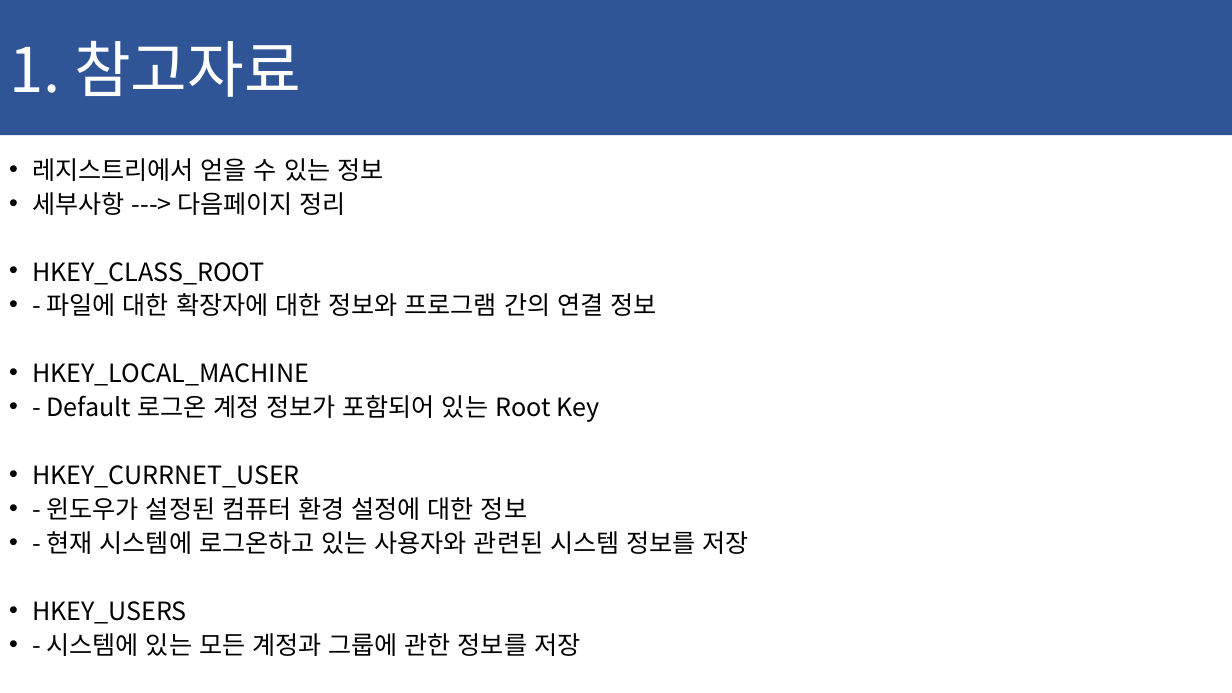
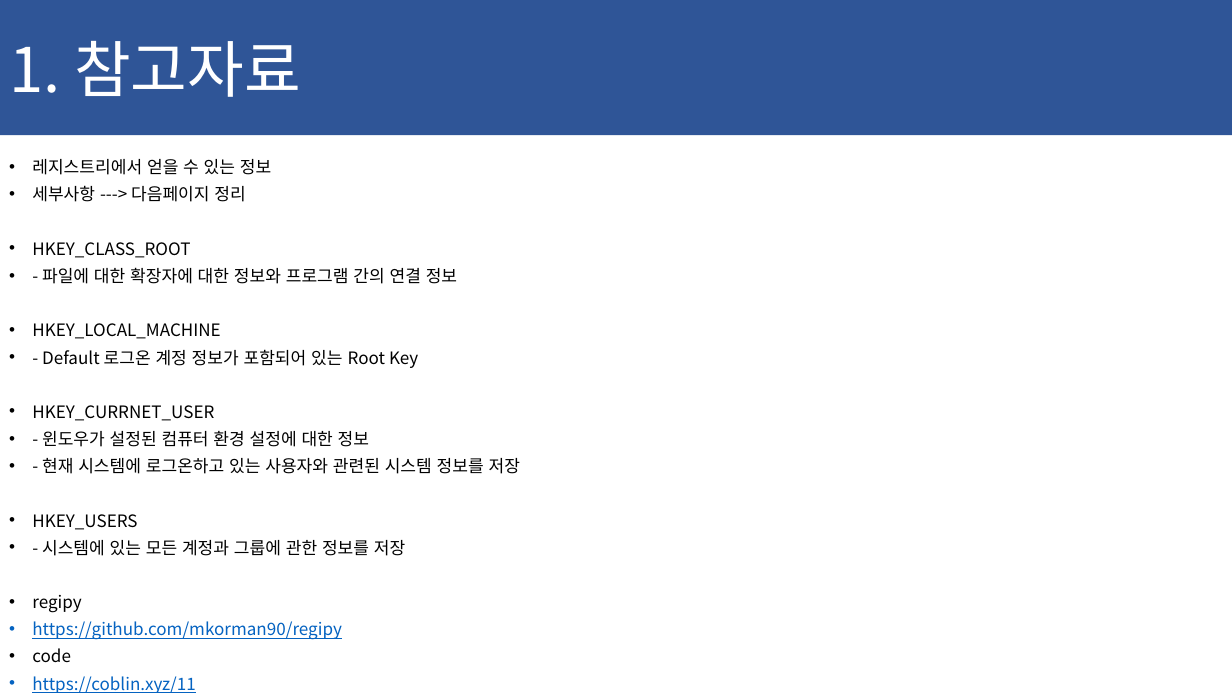
Before and after one commit to ChaeSung-Lee/DJ_InternShip, a slide deck: slide 12 of 2021_Summer/jp.hong/Project_BnD_jph.pptx. Drawn at 1232x693 pixels with LibreOffice and Linux fonts; fonts in the diff are those of the drawing. Boxes give left, top, right and bottom in pixels: in the first picture for what was removed or moved away, otherwise in the second. Text is boxed around its words. In the diff, an @@ line names an element or a change of style, - is before the commit and + after.

```diff
--- a/2021_Summer/jp.hong/Project_BnD_jph.pptx
+++ b/2021_Summer/jp.hong/Project_BnD_jph.pptx
@@ text at (x1=32, y1=159, x2=520, y2=556): size 19.6 to 13.3 pt in "레지스트리에서 얻을 수 있는 정보", "세부사항 ---> 다음페이지 정리", "HKEY_CLASS_ROOT", "- 파일에 대한 확장자에 대한 정보와 프로그램 ..." and 7 more places @@
@@ text at (x1=32, y1=595, x2=342, y2=693): paragraphs added @@
+• regipy
+• https://github.com/mkorman90/regipy
+• code
+• https://coblin.xyz/11
```
Also in this commit, not shown: 3 other slides changed, 1 slide added.
